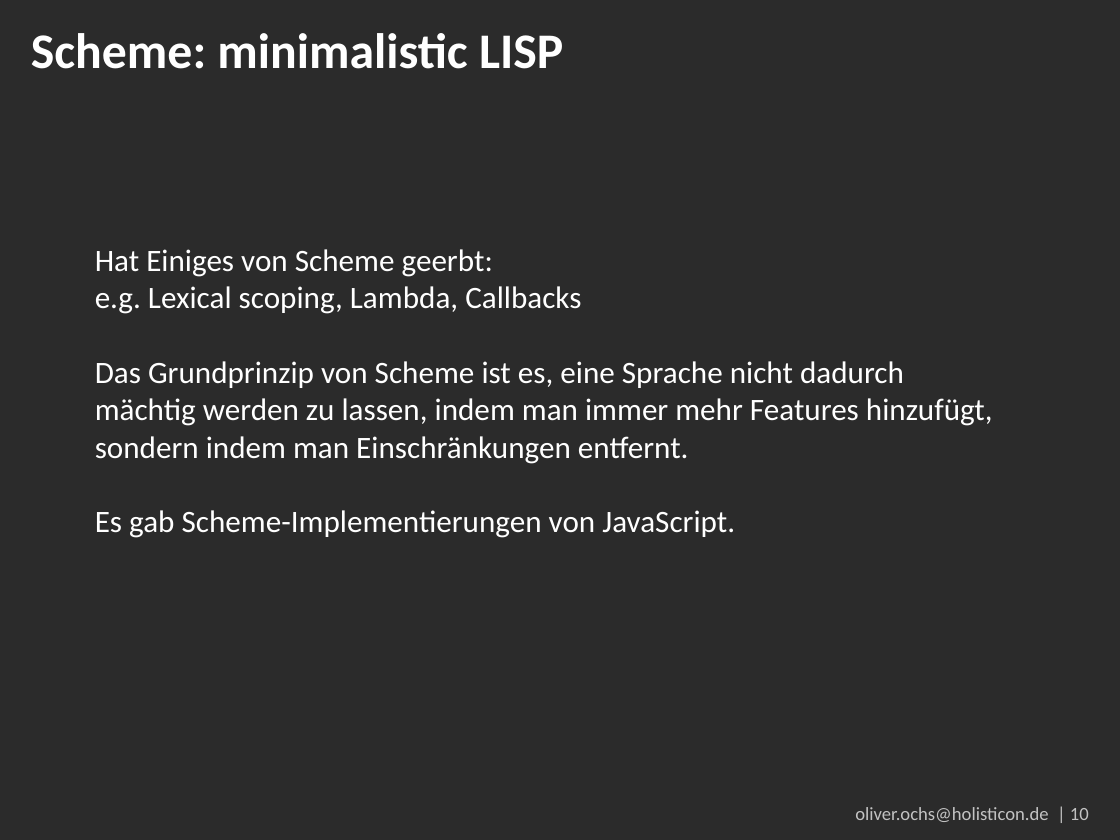
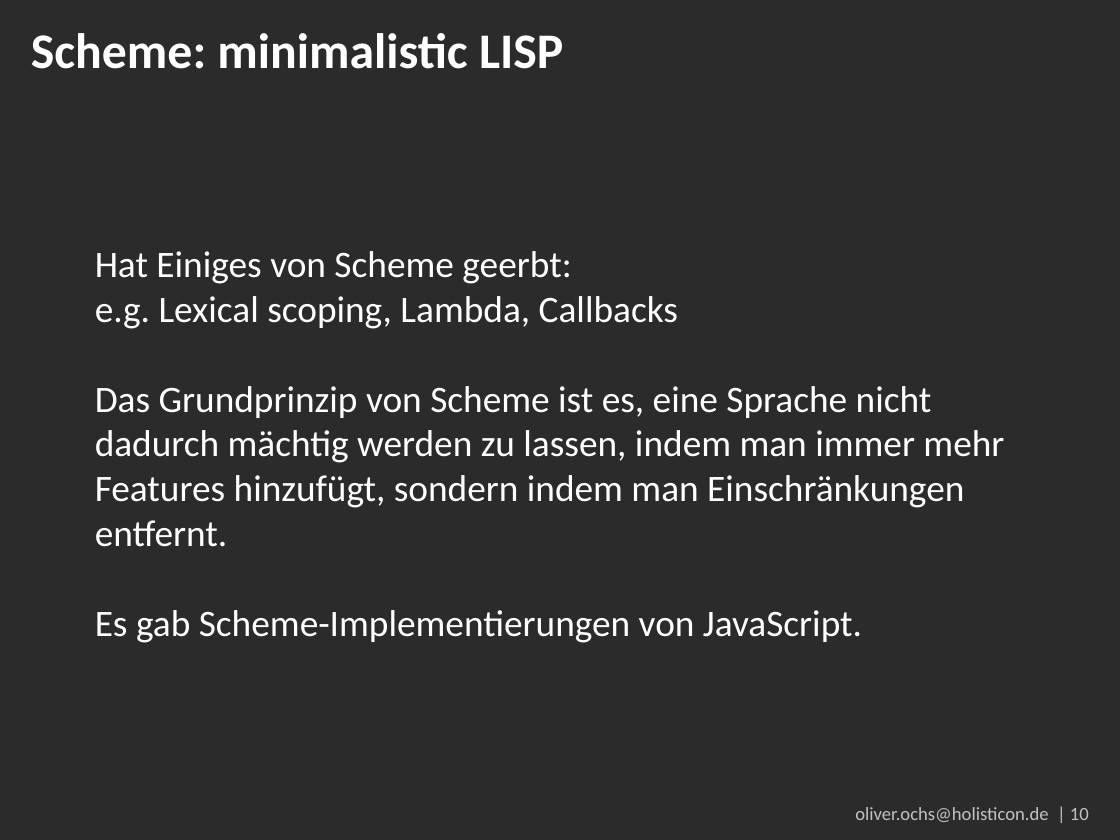
Before and after one commit to DJCordhose/serious-javascript, a slide deck: slide 10 of coding-sessions/code_talks.pptx. Drawn at 1120x840 pixels with LibreOffice and Linux fonts; fonts in the diff are those of the drawing; background and template pictures are left out; a plain dark background stands for a picture behind light text. Boxes give left, top, right and bottom in pixels: in the first picture for what was removed or moved away, otherwise in the second. Text is boxed around its words. In the diff, an @@ line names an element or a change of style, - is before the commit and + after.

Commit message:
added some stuff

```diff
--- a/coding-sessions/code_talks.pptx
+++ b/coding-sessions/code_talks.pptx
@@ text "Hat Einiges von Scheme geerbt:" at (95, 251, 1004, 643): size 20 to 24 pt @@
```
